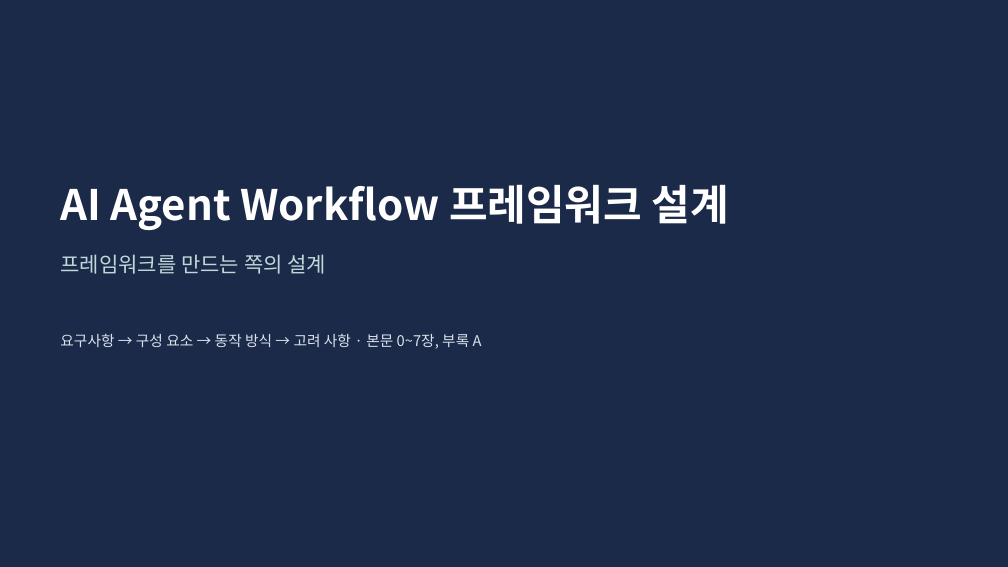
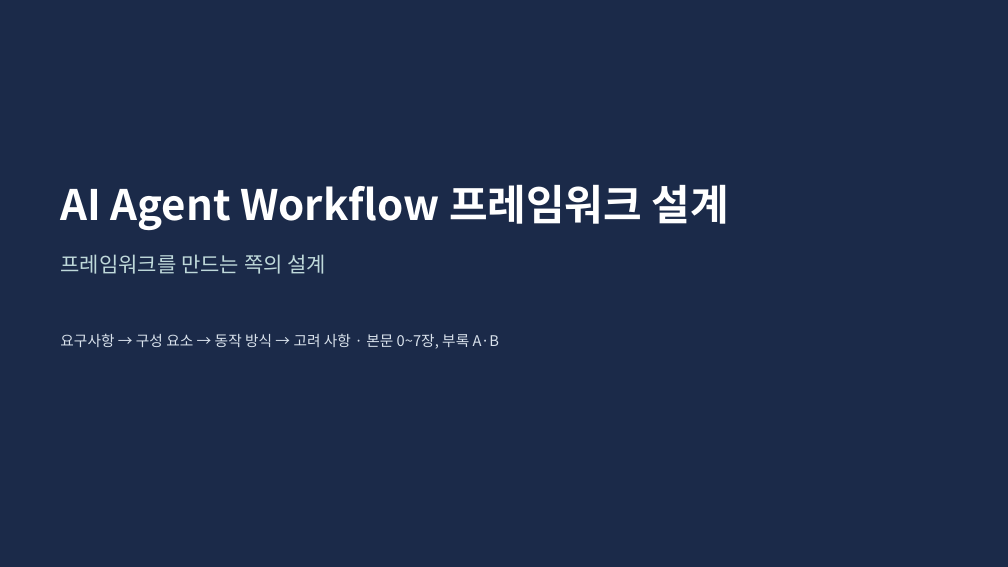
Before and after one commit to iwindfree/windfree-blog, a slide deck: slide 1 of public/files/ai-agent-workflow-framework/AI_Agent_Workflow_Framework_Summary.pptx. Drawn at 1008x567 pixels with LibreOffice and Linux fonts; fonts in the diff are those of the drawing. Boxes give left, top, right and bottom in pixels: in the first picture for what was removed or moved away, otherwise in the second. Text is boxed around its words. In the diff, an @@ line names an element or a change of style, - is before the commit and + after.

```diff
--- a/public/files/ai-agent-workflow-framework/AI_Agent_Workflow_Framework_Summary.pptx
+++ b/public/files/ai-agent-workflow-framework/AI_Agent_Workflow_Framework_Summary.pptx
@@ text at bbox=[60, 333, 499, 349]: text changed @@
-요구사항 → 구성 요소 → 동작 방식 → 고려 사항 · 본문 0~7장, 부록 A
+요구사항 → 구성 요소 → 동작 방식 → 고려 사항 · 본문 0~7장, 부록 A·B
```
Also in this commit, not shown: 1 slide added, 1 other file.
